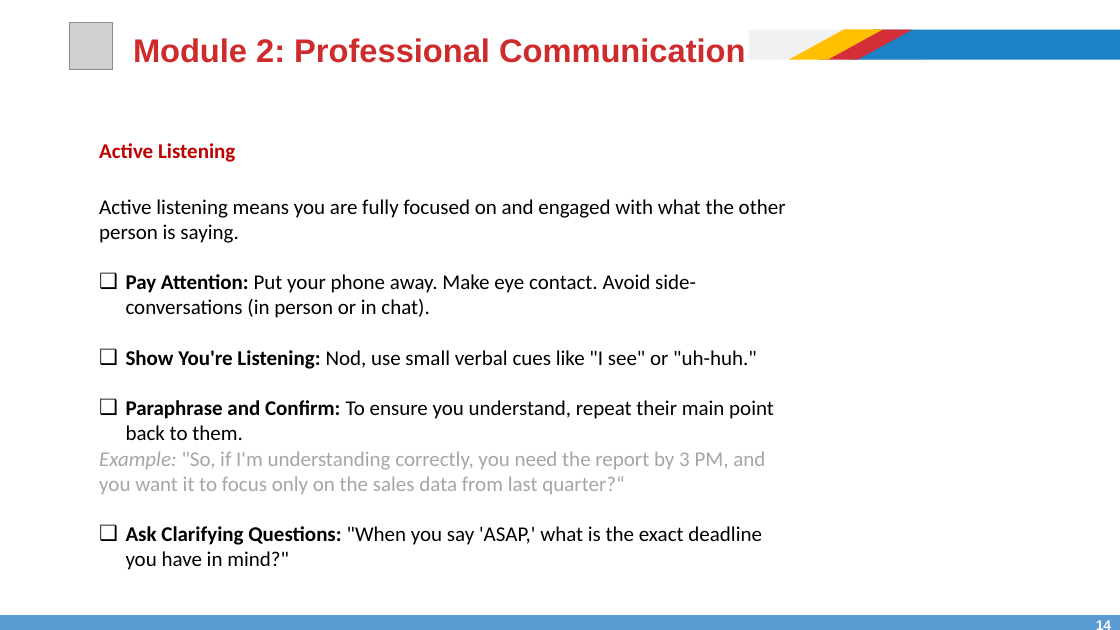
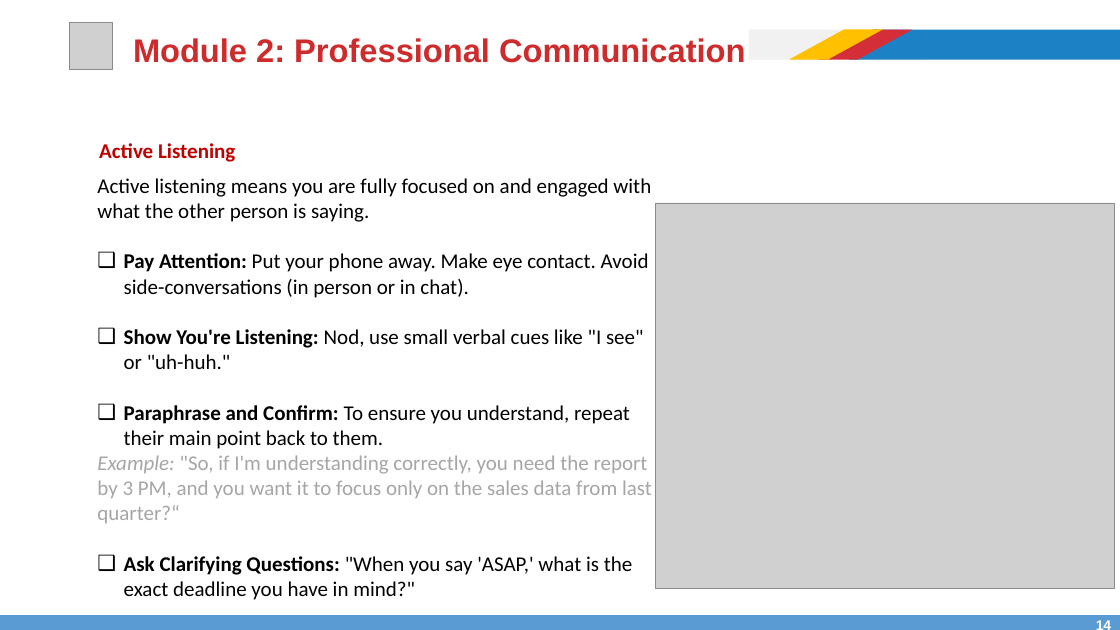
Before and after one commit to afathelbab/cnpc, a slide deck: slide 14 of computer-basics-soft-skills/day1/Computer Skills and Soft Skills - Lec-1.pptx. Drawn at 1120x630 pixels with LibreOffice and Linux fonts; fonts in the diff are those of the drawing; grey boxes stand for pictures. Boxes give left, top, right and bottom in pixels: in the first picture for what was removed or moved away, otherwise in the second. Text is boxed around its words. In the diff, an @@ line names an element or a change of style, - is before the commit and + after.

```diff
--- a/computer-basics-soft-skills/day1/Computer Skills and Soft Skills - Lec-1.pptx
+++ b/computer-basics-soft-skills/day1/Computer Skills and Soft Skills - Lec-1.pptx
@@ text "Active listening means you are ..." rewrapped from (99,199,786,570) to (97,178,652,600) @@
@@ picture added at (656,203,1116,588) @@
```
Also in this commit, not shown: 13 other slides changed.
